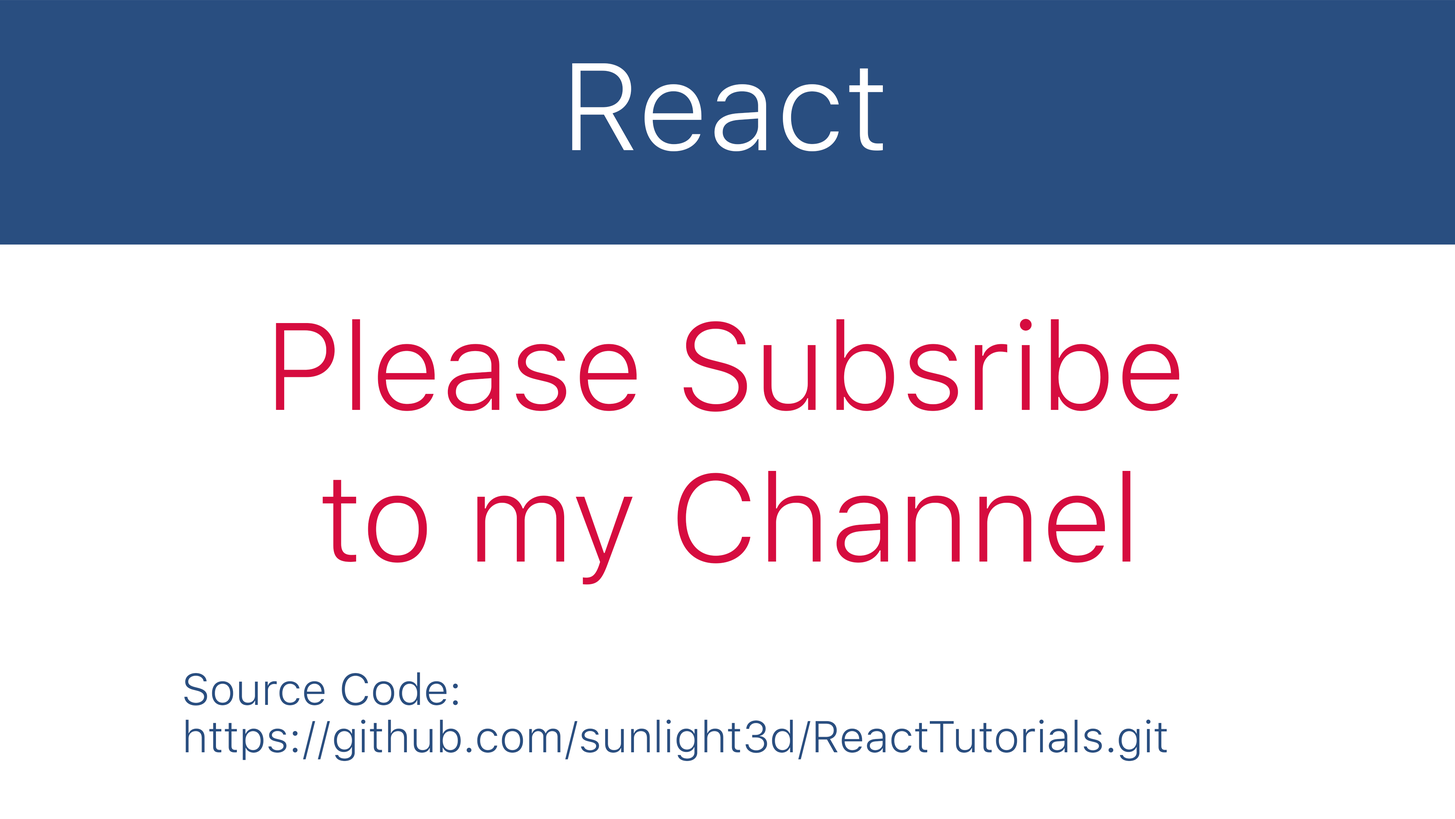
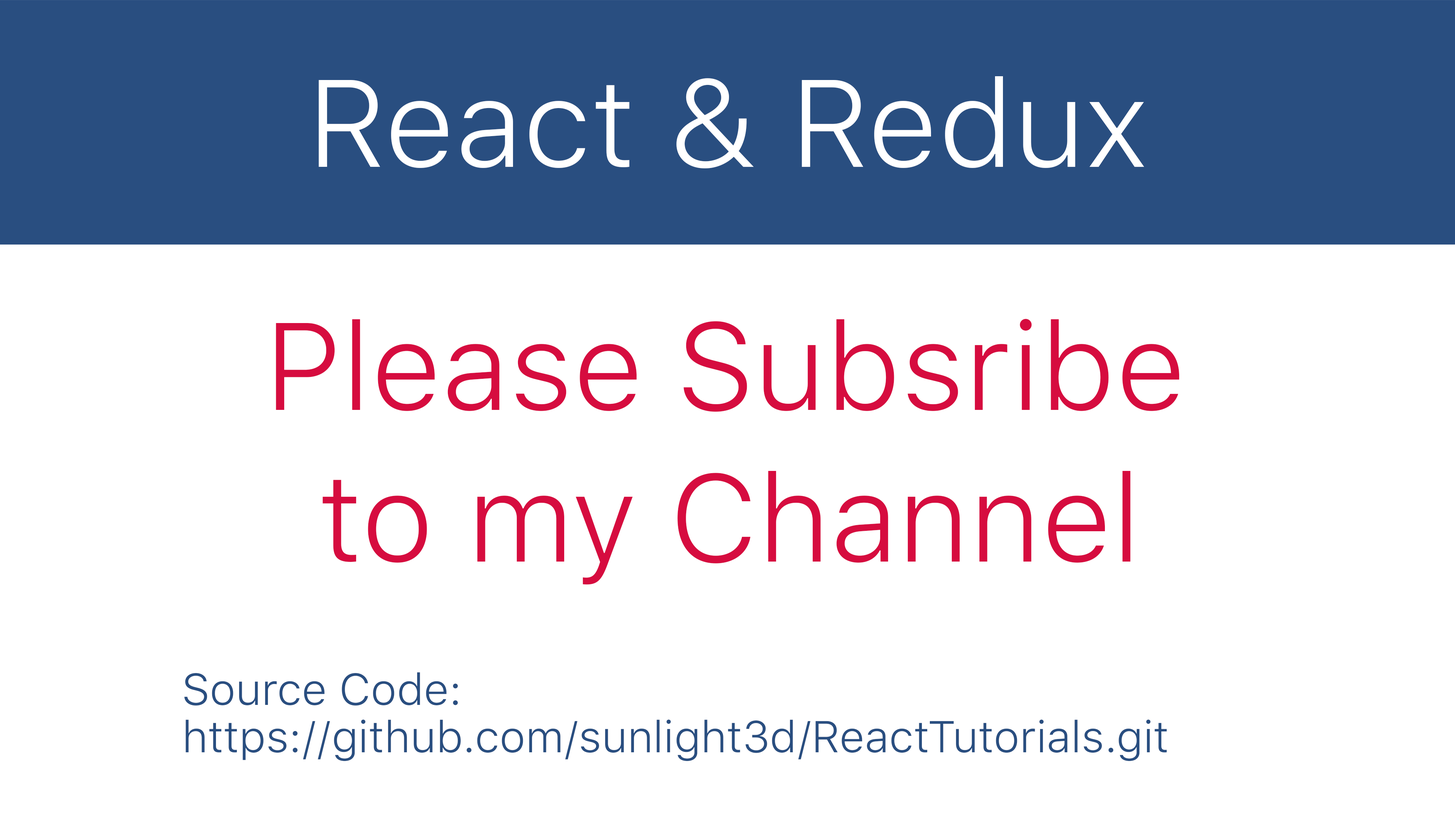
Revision of a layered w=1455, h=819 image; what changed, layer by layer:
painted on "title" over [318, 63, 1145, 169]
